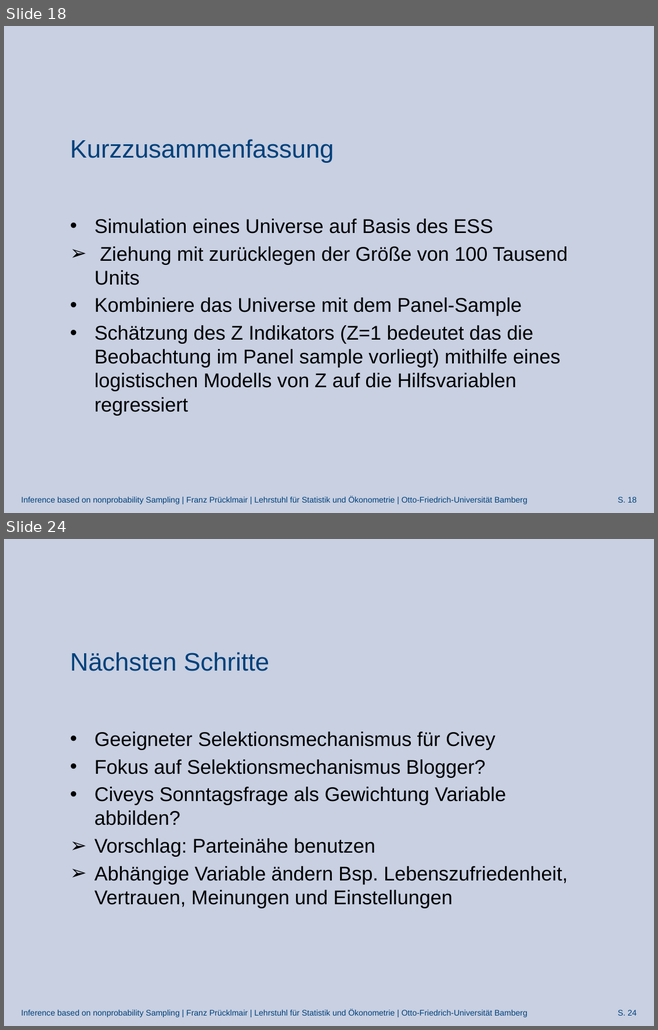
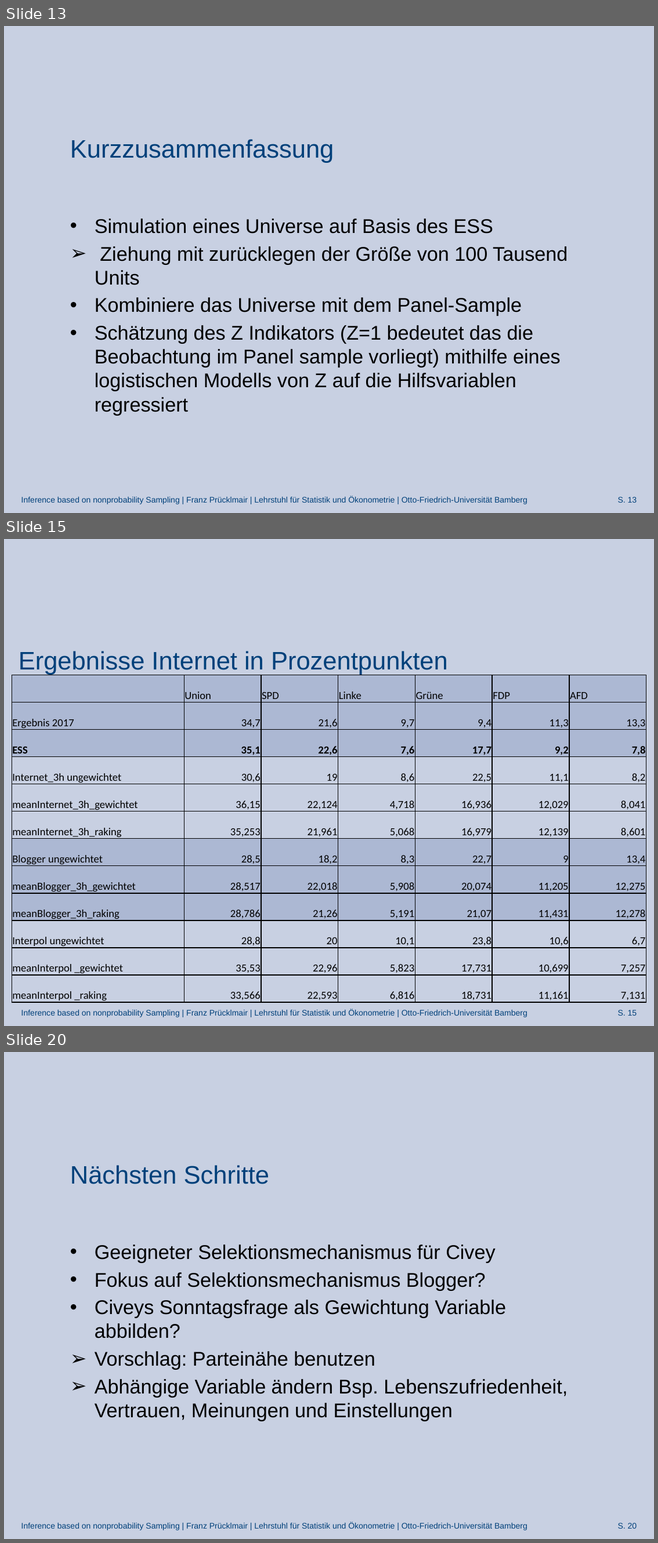
Before and after one commit to FranzPruecklmair/Civey, a slide deck: Präsentation_JF_29.04.2022.pptx. Shown one above the other, each under a label of ours: slides 18 and 24 before the commit, slides 13, 15 and 20 after it; the slides between them are not shown. The pictures are 658x1030 and 658x1543 pixels, drawn with LibreOffice and Linux fonts; fonts in the diff are those of the drawing; background and template pictures are left out. Boxes give left, top, right and bottom in pixels: in the first picture for what was removed or moved away, otherwise in the second. Text is boxed around its words. In the diff, an @@ line names an element or a change of style, - is before the commit and + after.

Commit message:
Präsi + Internet dauer SAR Annahme Korrigiert

```diff
--- a/Präsentation_JF_29.04.2022.pptx
+++ b/Präsentation_JF_29.04.2022.pptx
@@ slide 15 added at bbox=[4, 539, 654, 1026], background picture (left out); not listed: 2 template elements that a slide beside it also shows @@
@@ title added at bbox=[18, 651, 448, 675], 28 pt, text #00407A @@
+Ergebnisse Internet in Prozentpunkten
@@ table added at bbox=[12, 675, 648, 1005], 12 rows, 7 columns @@
+ | Union | SPD | Linke | Grüne | FDP | AFD
+Ergebnis 2017 | 34,7 | 21,6 | 9,7 | 9,4 | 11,3 | 13,3
+ESS | 35,1 | 22,6 | 7,6 | 17,7 | 9,2 | 7,8
+Internet_3h ungewichtet | 30,6 | 19 | 8,6 | 22,5 | 11,1 | 8,2
+meanInternet_3h_gewichtet | 36,15 | 22,124 | 4,718 | 16,936 | 12,029 | 8,041
+meanInternet_3h_raking | 35,253 | 21,961 | 5,068 | 16,979 | 12,139 | 8,601
+Blogger ungewichtet | 28,5 | 18,2 | 8,3 | 22,7 | 9 | 13,4
+meanBlogger_3h_gewichtet | 28,517 | 22,018 | 5,908 | 20,074 | 11,205 | 12,275
+meanBlogger_3h_raking | 28,786 | 21,26 | 5,191 | 21,07 | 11,431 | 12,278
+Interpol ungewichtet | 28,8 | 20 | 10,1 | 23,8 | 10,6 | 6,7
+meanInterpol _gewichtet | 35,53 | 22,96 | 5,823 | 17,731 | 10,699 | 7,257
+meanInterpol _raking | 33,566 | 22,593 | 6,816 | 18,731 | 11,161 | 7,131
@@ what was slide 18 is now slide 13 @@
@@ page number at bbox=[618, 497, 637, 503]: text changed @@
-S. 18
+S. 13
@@ what was slide 24 is now slide 20 @@
@@ page number at bbox=[618, 1523, 637, 1529]: text changed @@
-S. 24
+S. 20
```
Also in this commit, not shown: 8 slides changed, 5 other slides added, 10 slides removed, 2 other files.
